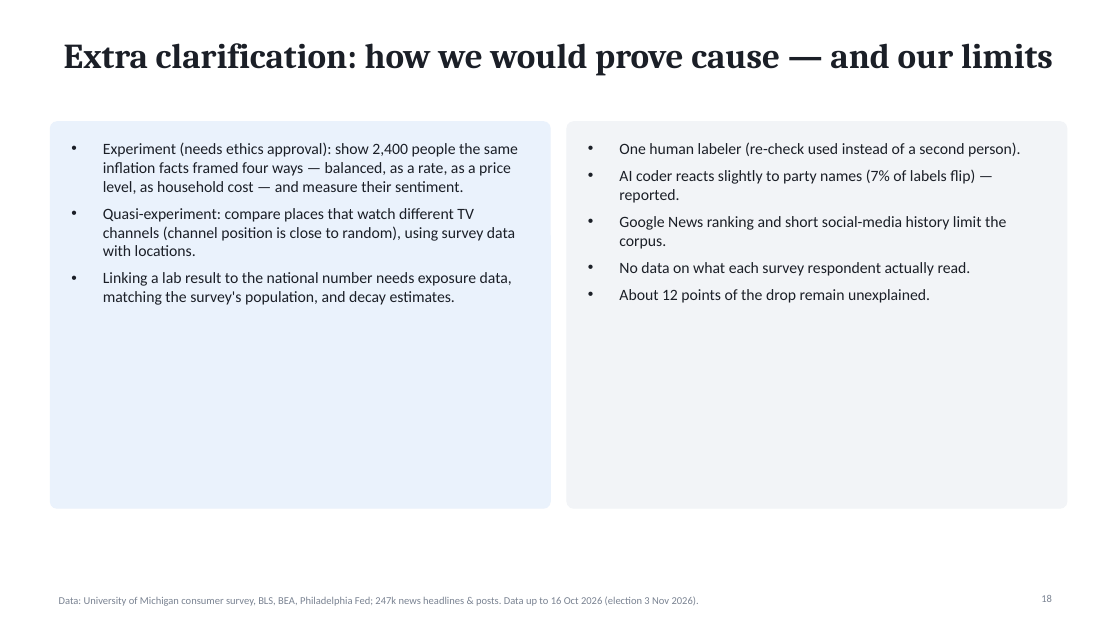
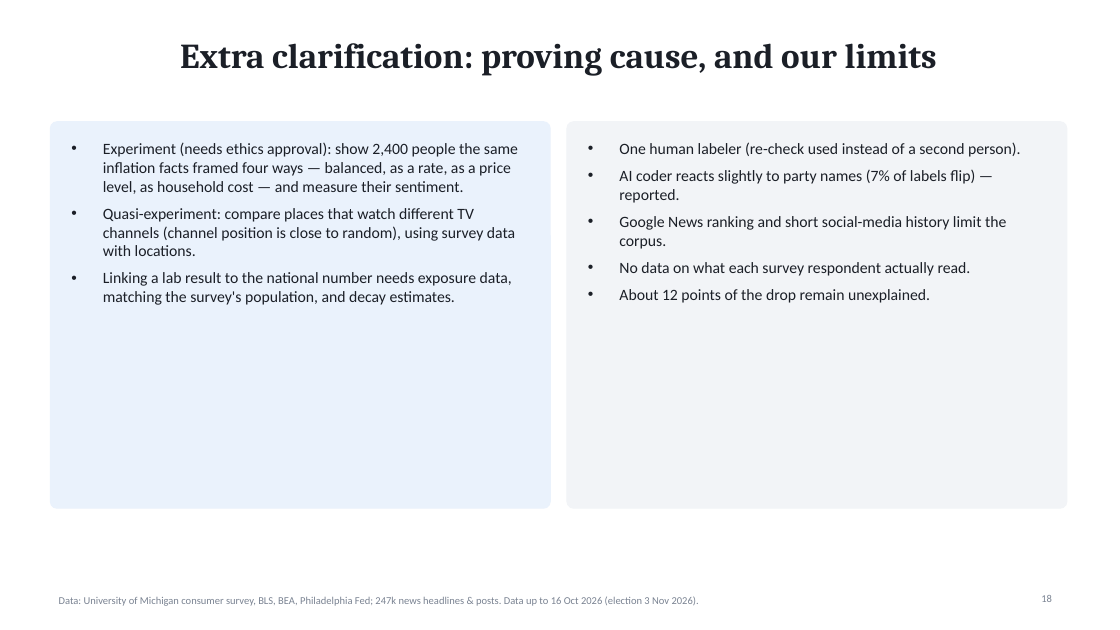
Before and after one commit to SM-dot/consumer-sentiment-2026-midterms, a slide deck: slide 18 of presentation/Sentiment_Midterms_Summary.pptx. Drawn at 1120x630 pixels with LibreOffice and Linux fonts; fonts in the diff are those of the drawing. Boxes give left, top, right and bottom in pixels: in the first picture for what was removed or moved away, otherwise in the second. Text is boxed around its words. In the diff, an @@ line names an element or a change of style, - is before the commit and + after.

```diff
--- a/presentation/Sentiment_Midterms_Summary.pptx
+++ b/presentation/Sentiment_Midterms_Summary.pptx
@@ title at [180,43,937,76]: text changed @@
-Extra clarification: how we would prove cause — and our limits
+Extra clarification: proving cause, and our limits
```
Also in this commit, not shown: 2 other files.
